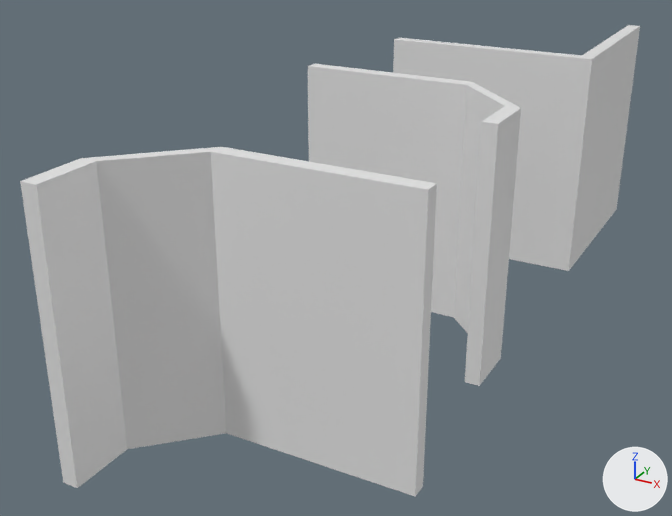
Renders of the Blender file Assets/Meshes/Corner.blend from each side of a commit.
Both versions are drawn from a camera (50 mm lens) standing at (4.13, -17.21, 7.52) and looking at (-3.1, -4.07, 0.94). The axes (+X, +Y, +Z) are drawn at lower right. The lights are the same throughout.

Names of what the first picture shows: 'LOD_A_Corner', 'LOD_A_Rounded_Corner_L', 'LOD_A_Rounded_Corner_R'.
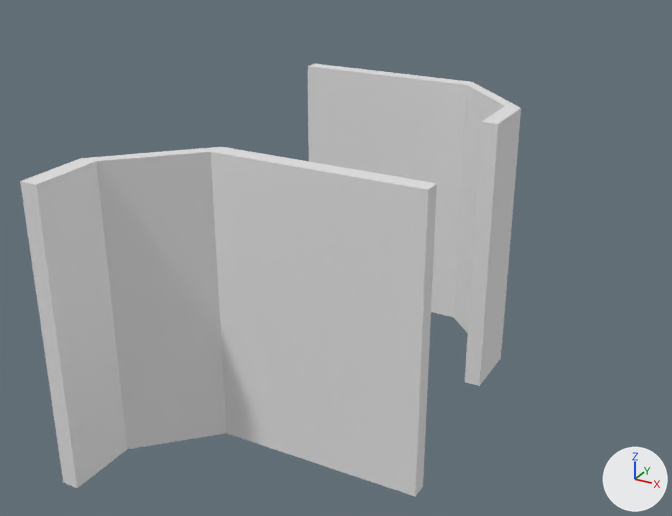
Boxes (x1, y1, x2, y2) around the edits, measured in the pictures (672 x 516 px):
'LOD_A_Corner', hidden: before (393, 25, 640, 271)

The edits, one by one:
Object 'LOD_A_Corner' (ob_lod_a_corner) is now hidden.
